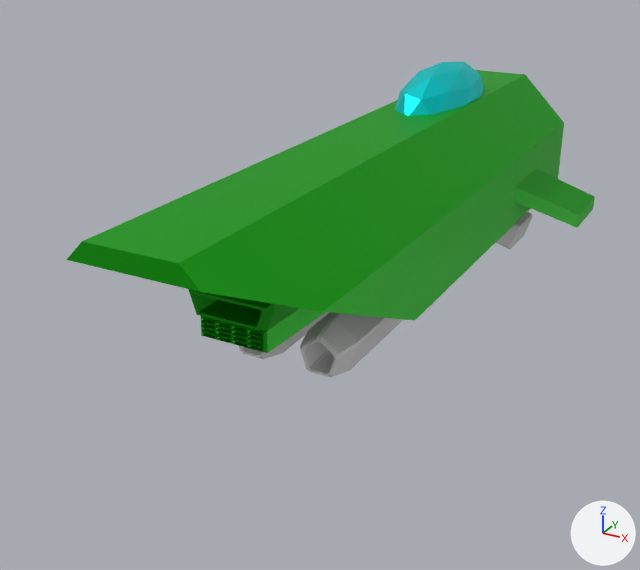
A saved change to the FBX model Assets/Ships/PlayerShips/ShipA.fbx.
One viewpoint serves both versions: a camera (50 mm lens) standing at (3.51, -9.94, 2.95) and looking at (-0.31, -3.0, -0.53). Arrows for +X, +Y and +Z are at lower right; the lights stay in place. Where no turn or scale is listed for an object, it has been applied to the vertices. Vertices at the same position are counted once.

Objects in the first picture: 'Barrel', 'Body', 'Cockpit'.
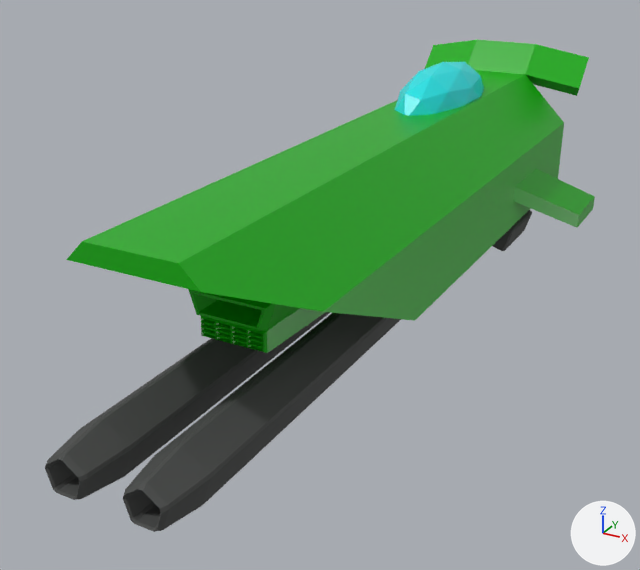
Where the newer file only moved an object's origin or applied its transform, the numbers keep the older frame.

Boxes (x1, y1, x2, y2) around the edits, measured in the pictures (640 x 570 px; the box of a moved part takes in the faces that stretch with it):
'Body', surface changed, reshaped (11% taller)
    before: (66, 70, 595, 353)
    after: (66, 40, 595, 353)
'Barrel', recoloured, reshaped, moved, turned, rescaled
    before: (239, 212, 533, 377)
    after: (45, 210, 532, 532)
'Cockpit', surface changed
    both: (395, 62, 484, 116)
part 1 of me_cylinder_002, moved or reshaped
    before: (239, 312, 330, 359)
    after: (45, 312, 330, 500)
part 2 of me_cylinder_002, moved or reshaped
    before: (300, 212, 533, 377)
    after: (123, 210, 532, 532)
part 3 of me_cylinder, built on
    after: (425, 40, 589, 96)

What changed in the scene script:
```text
Change mat_material_003:
    mat_material_003.base_color: (0.8, 0.8, 0.8) -> (0.0659, 0.0692, 0.0667)  # white #e7e7e7 -> dark grey #494a49
Change mat_material_002:
    mat_material_002.metallic: 0.57 -> 0.0
    mat_material_002.roughness: 0.5 -> 0.372
Change mat_material_001:
    mat_material_001.metallic: 0.879 -> 0.0
    mat_material_001.roughness: 0.5 -> 0.35
Change me_cylinder_002:
    where me_cylinder_002.from_pydata(...)  # 231 vertices, 242 faces; spans x -1.9..4.4, y -1.1..1.0, z -1.8..15.5
    used by ob_barrel; location = (-0.33, 0.0, -0.6); rotation_euler = (1.571, 0.0, 0.0), in degrees (90, 0, 0); scale = (0.271, 0.271, 0.271)
    me_cylinder_002 part 1: the loose piece of 116 vertices spanning x -1.9..0.9, y -1.1..1.0, z -1.8..15.5 is turned -90 degrees about the x axis through the mesh origin and scaled by 100
    me_cylinder_002 part 2: the loose piece of 115 vertices spanning x 1.5..4.4, y -1.1..1.0, z -1.8..15.5 is turned -90 degrees about the x axis through its middle and scaled by 100, then moved by (312.0, 687.4, 0.4)
Change me_cylinder:
    used by ob_body; location = (0.0, 0.0, 0.0)
    remove me_cylinder.from_pydata(...)  # 279 vertices, 254 faces; spans x -1.41..1.41, y -6.02..1.13, z -0.65..0.92
    add me_cylinder.from_pydata(...)  # 291 vertices, 266 faces; spans x -1.41..1.41, y -6.02..1.57, z -0.65..1.25
    me_cylinder part 3
    1 face is deleted
    12 vertices are added at x -1.03..1.03, y 1.13..1.57, z 0.68..1.25
    13 new faces join them
Change ob_barrel:
    ob_barrel.location: (-0.33, 0.0, -0.6) -> (-0.33, -0.03, -0.6)
    ob_barrel.rotation_euler: (1.571, 0.0, 0.0) -> (-3.142, 0.0, 0.0)  # degrees (90, 0, 0) -> degrees (-180, 0, 0)
    ob_barrel.scale: (0.271, 0.271, 0.271) -> (0.00251, 0.00416, 0.00251)
```
